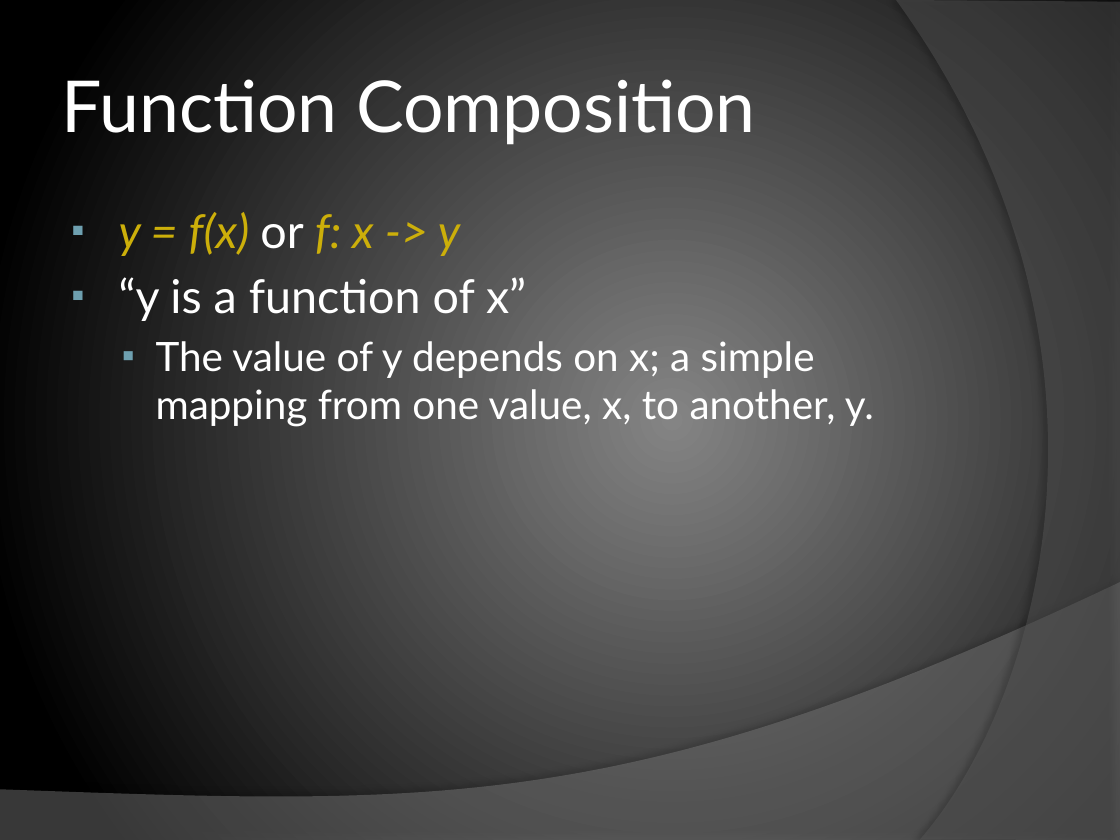
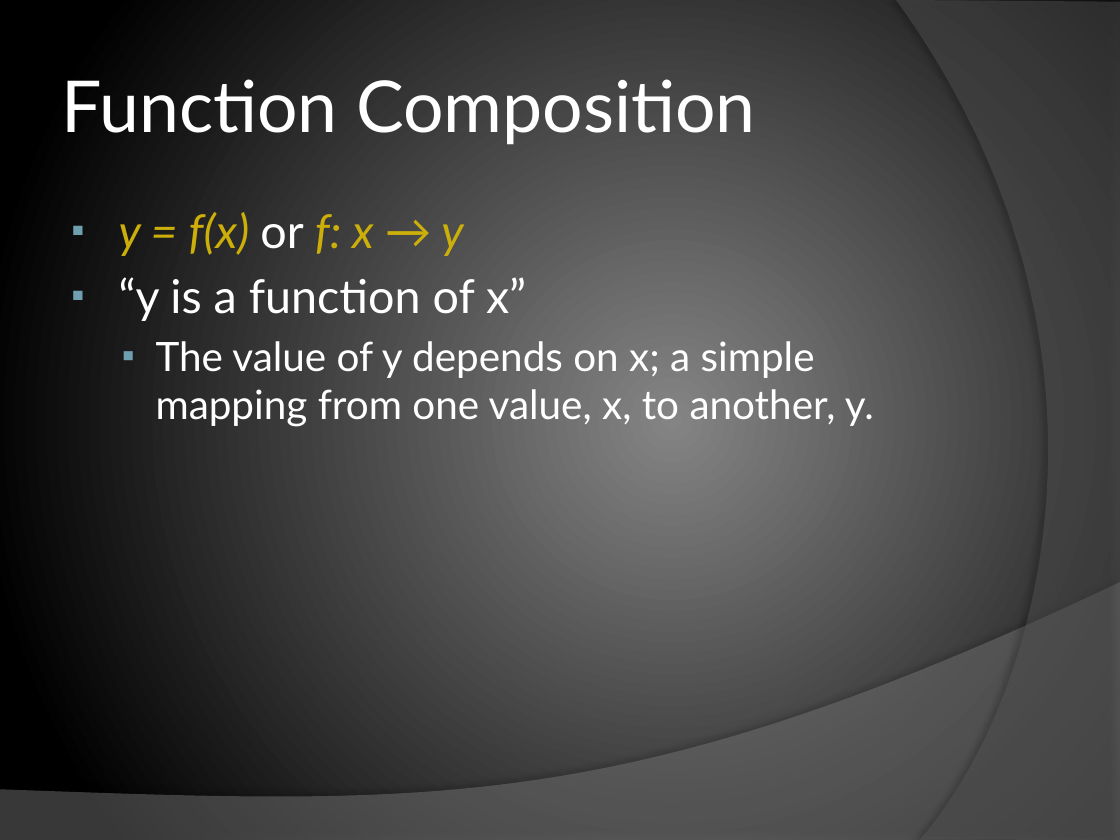
Before and after one commit to chrislewis/JaxFunc_0_ImperativelyFunctional, a slide deck: slide 16 of JaxFunc.pptx. Drawn at 1120x840 pixels with LibreOffice and Linux fonts; fonts in the diff are those of the drawing. Boxes give left, top, right and bottom in pixels: in the first picture for what was removed or moved away, otherwise in the second. Text is boxed around its words. In the diff, an @@ line names an element or a change of style, - is before the commit and + after.

```diff
--- a/JaxFunc.pptx
+++ b/JaxFunc.pptx
@@ text at bbox=[119, 212, 463, 256]: text changed @@
-▪ y = f(x) or f: x -> y
+▪ y = f(x) or f: x → y
```
Also in this commit, not shown: 1 other slide changed.
